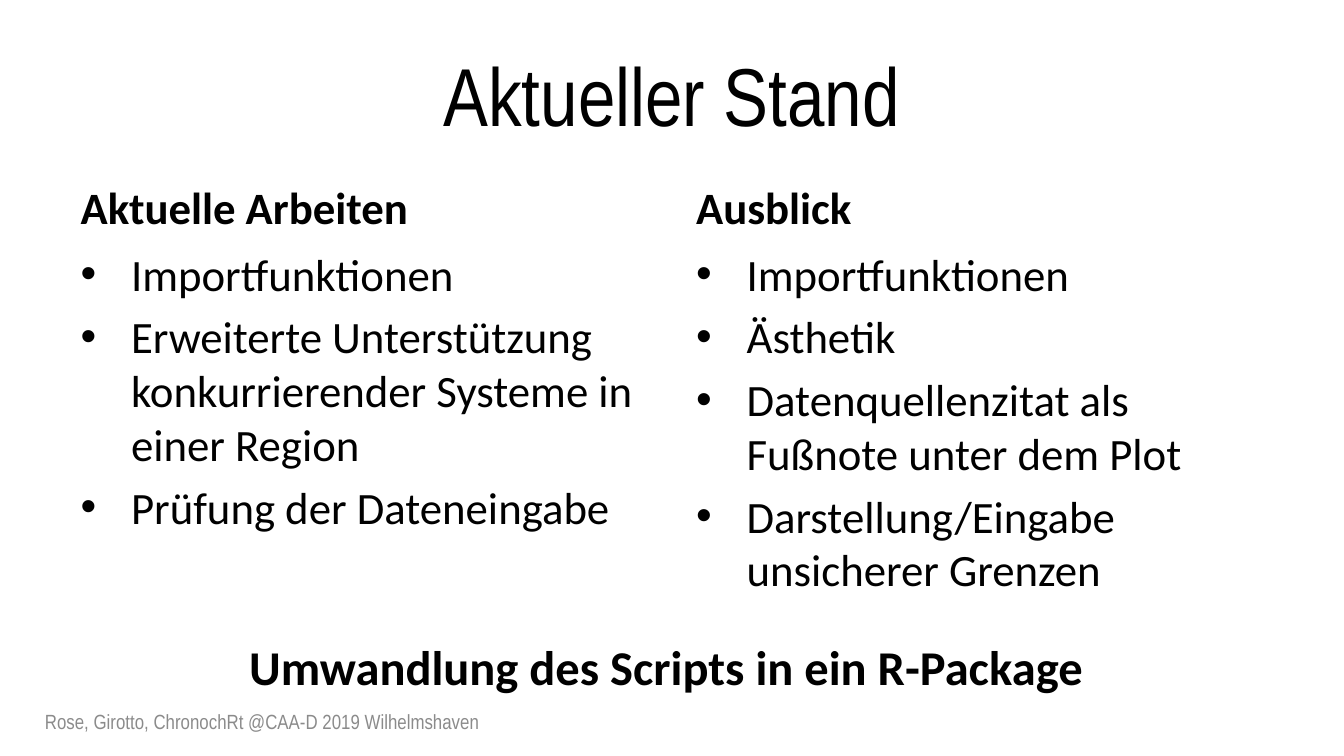
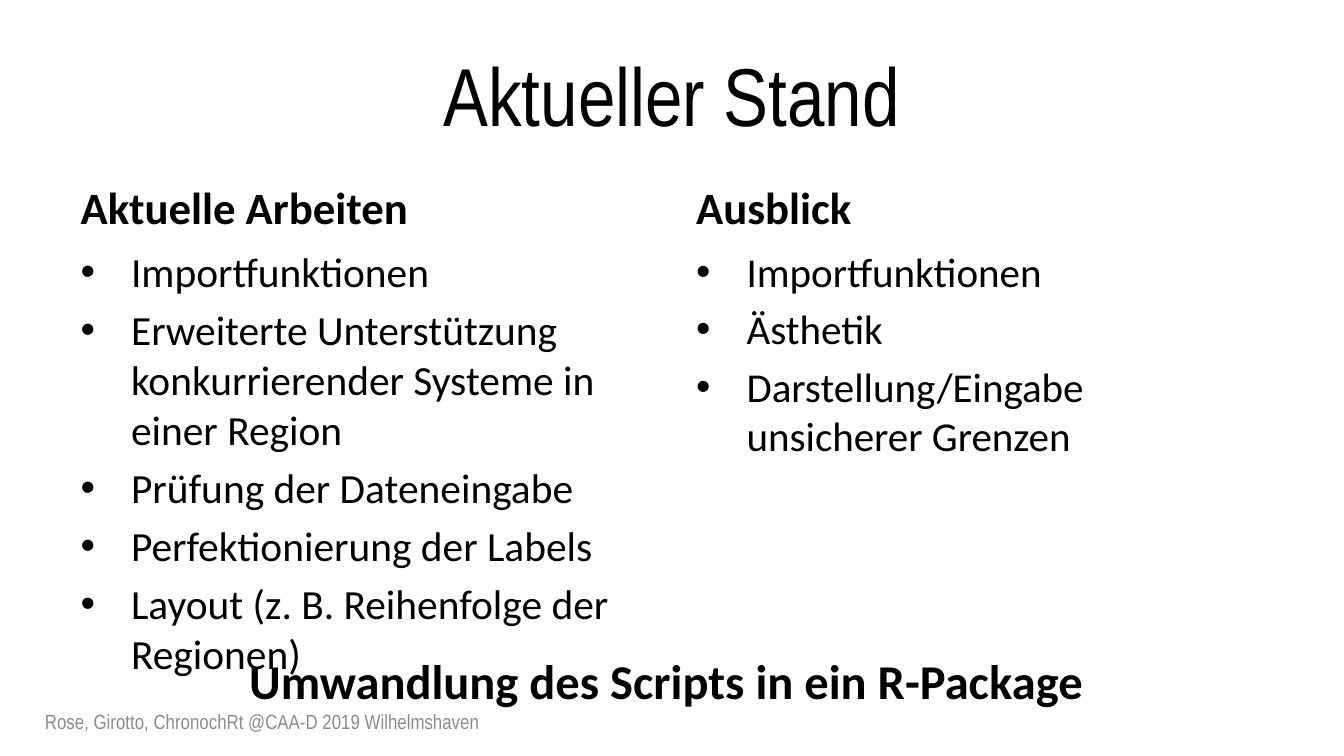
Before and after one commit to archaeothommy/chronochrt, a slide deck: slide 15 of Rose_Girotto_ChronochRt.pptx (slide 13 before the commit). Drawn at 1344x756 pixels with LibreOffice and Linux fonts; fonts in the diff are those of the drawing. Boxes give left, top, right and bottom in pixels: in the first picture for what was removed or moved away, otherwise in the second. Text is boxed around its words. In the diff, an @@ line names an element or a change of style, - is before the commit and + after.

Commit message:
Preparations for CAA talk, fix Import-Function

```diff
--- a/Rose_Girotto_ChronochRt.pptx
+++ b/Rose_Girotto_ChronochRt.pptx
@@ text "Importfunktionen" at (x1=747, y1=258, x2=1084, y2=452): size 24 to 22 pt @@
@@ text at (x1=131, y1=258, x2=594, y2=510): size 24 to 22.2 pt in "Importfunktionen", "Erweiterte Unterstützung konkurrierender Systeme in einer Re ...", "Prüfung der Dateneingabe" @@
@@ text at (x1=747, y1=385, x2=1181, y2=471): paragraph removed @@
-• Datenquellenzitat als Fußnote unter dem Plot
@@ text at (x1=131, y1=532, x2=609, y2=680): paragraphs added @@
+• Perfektionierung der Labels
+• Layout (z. B. Reihenfolge der Regionen)
@@ text "Umwandlung des Scripts in ein ..." rewrapped from (x1=249, y1=651, x2=1083, y2=694) to (x1=249, y1=658, x2=1083, y2=708) @@
```
Also in this commit, not shown: 8 other slides changed, 2 slides added, 9 other files.
